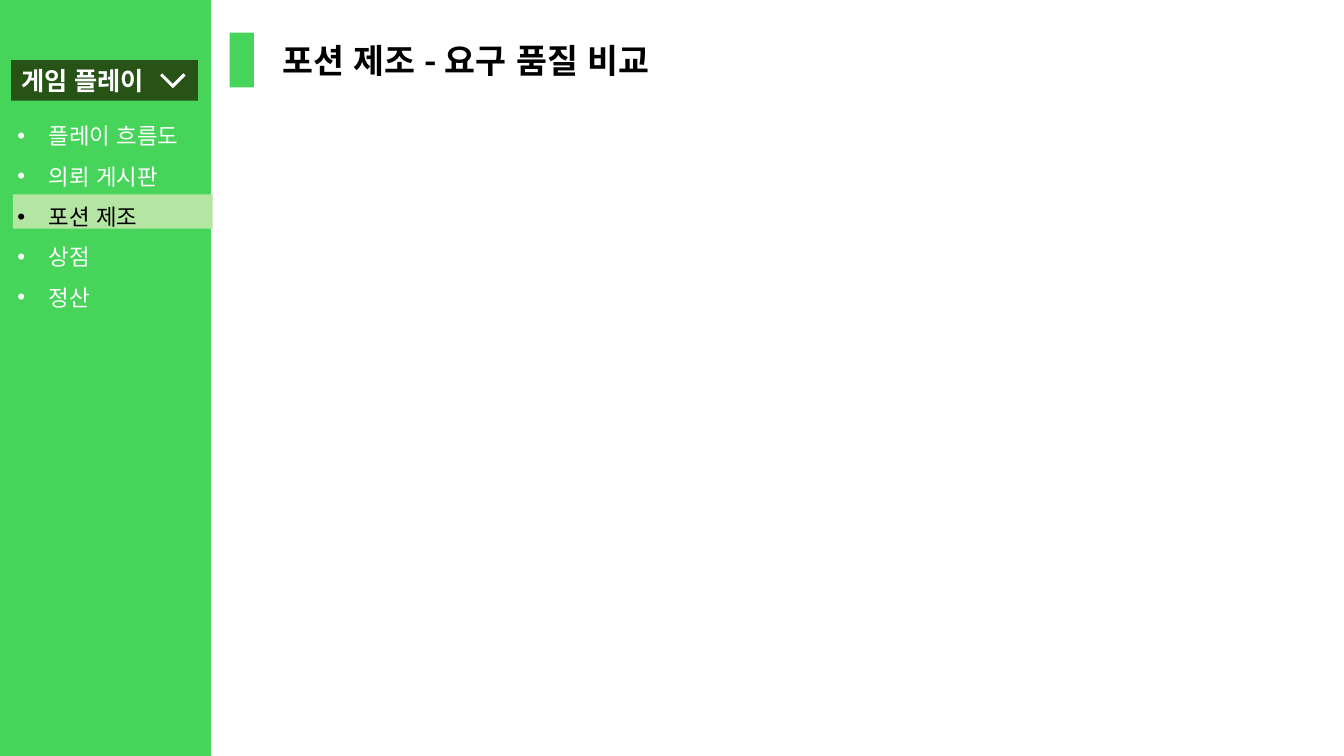
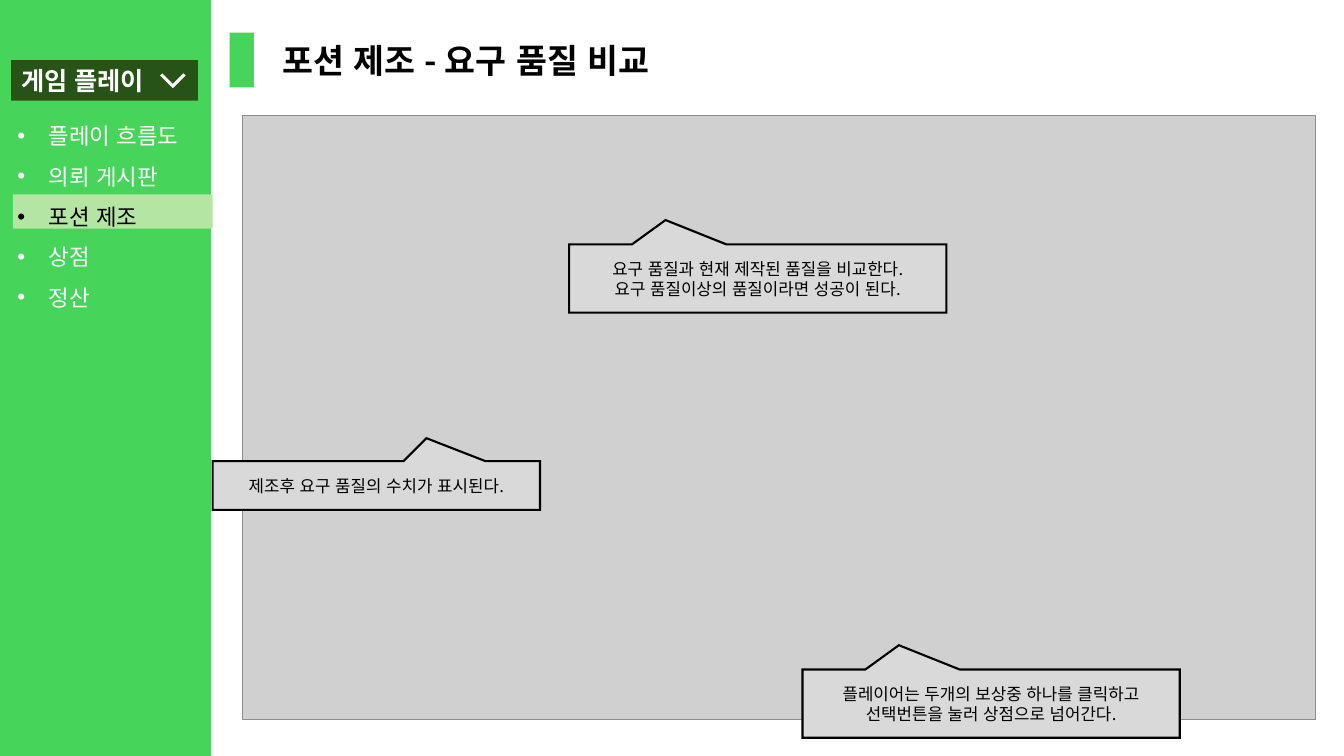
Before and after one commit to gws1017/BlackPotion, a slide deck: slide 16 of document/포션 제조 게임.pptx. Drawn at 1344x756 pixels with LibreOffice and Linux fonts; fonts in the diff are those of the drawing; grey boxes stand for pictures. Boxes give left, top, right and bottom in pixels: in the first picture for what was removed or moved away, otherwise in the second. Text is boxed around its words. In the diff, an @@ line names an element or a change of style, - is before the commit and + after.

```diff
--- a/document/포션 제조 게임.pptx
+++ b/document/포션 제조 게임.pptx
@@ picture added at <box>243,115,1317,719</box> @@
@@ speech box added at <box>570,244,947,313</box>, fill #D9D9D9, outline #000000 1.5 pt, 12 pt, text #000000 @@
+요구 품질과 현재 제작된 품질을 비교한다.
+요구 품질이상의 품질이라면 성공이 된다.
@@ speech box added at <box>213,461,540,509</box>, fill #D9D9D9, outline #000000 1.5 pt, 12 pt, text #000000 @@
+제조후 요구 품질의 수치가 표시된다.
@@ speech box added at <box>803,669,1180,738</box>, fill #D9D9D9, outline #000000 1.5 pt, 12 pt, text #000000 @@
+플레이어는 두개의 보상중 하나를 클릭하고
+선택번튼을 눌러 상점으로 넘어간다.
```
Also in this commit, not shown: 1 other slide changed, 4 other files.
